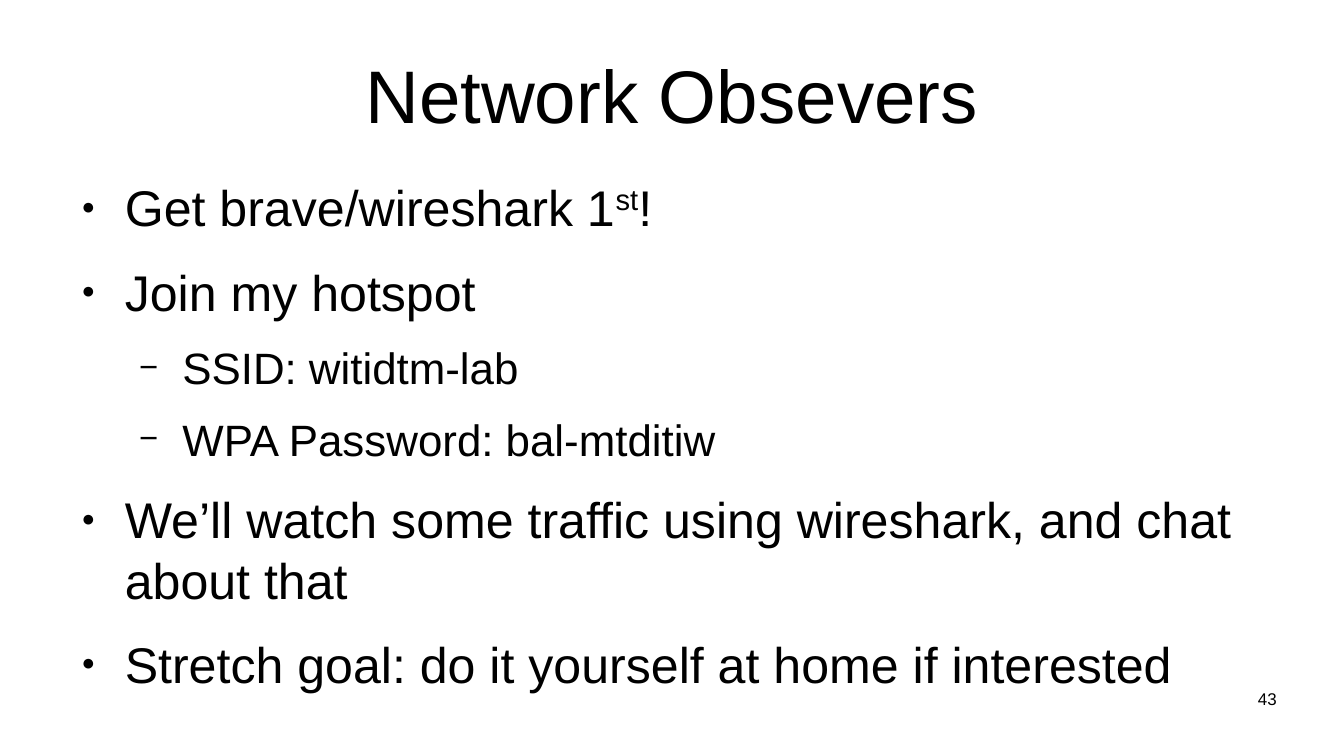
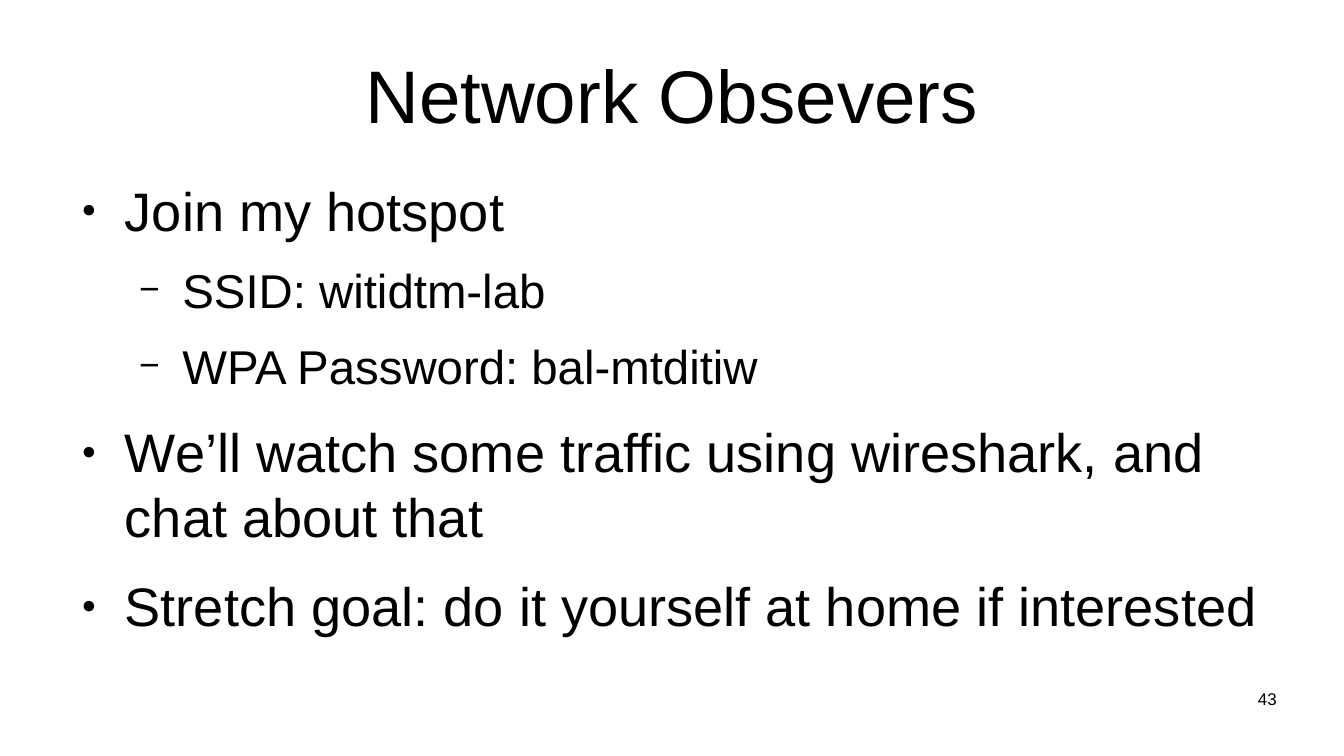
Before and after one commit to sftcd/witidtm, a slide deck: slide 43 of lectures/2026-2027/labs.odp. Drawn at 1344x756 pixels with LibreOffice and Linux fonts; fonts in the diff are those of the drawing. Boxes give left, top, right and bottom in pixels: in the first picture for what was removed or moved away, otherwise in the second. Text is boxed around its words. In the diff, an @@ line names an element or a change of style, - is before the commit and + after.

```diff
--- a/lectures/2026-2027/labs.odp
+++ b/lectures/2026-2027/labs.odp
@@ text "Join my hotspot" at (x1=125, y1=191, x2=1257, y2=635): size 29.6 to 32 pt in "Join my hotspot", "We’ll watch some traffic using wireshark, and ...", "Stretch goal: do it yourself at home ..."; size 25.9 to 28 pt in "SSID: witidtm-lab", "WPA Password: bal-mtditiw" @@
@@ text at (x1=125, y1=189, x2=573, y2=227): paragraph removed @@
-● Get brave/wireshark 1st!
```
Also in this commit, not shown: 11 other slides changed, 1 slide added, 2 slides removed, 7 other files.
